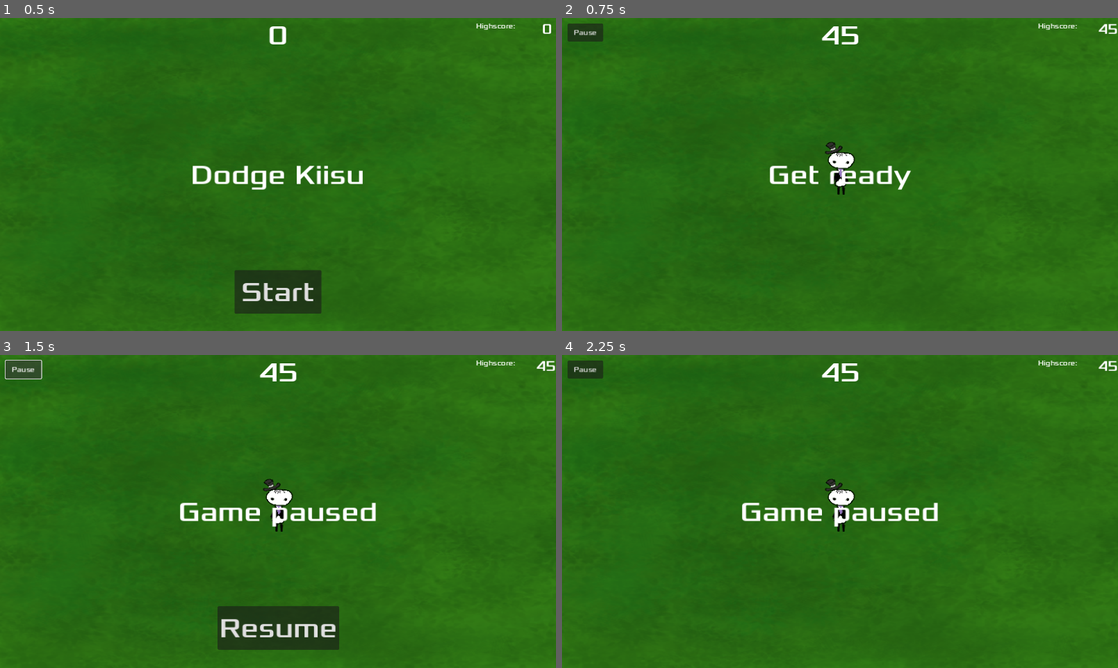
Above: before the commit, frames 1-4 (two rows, left to right).
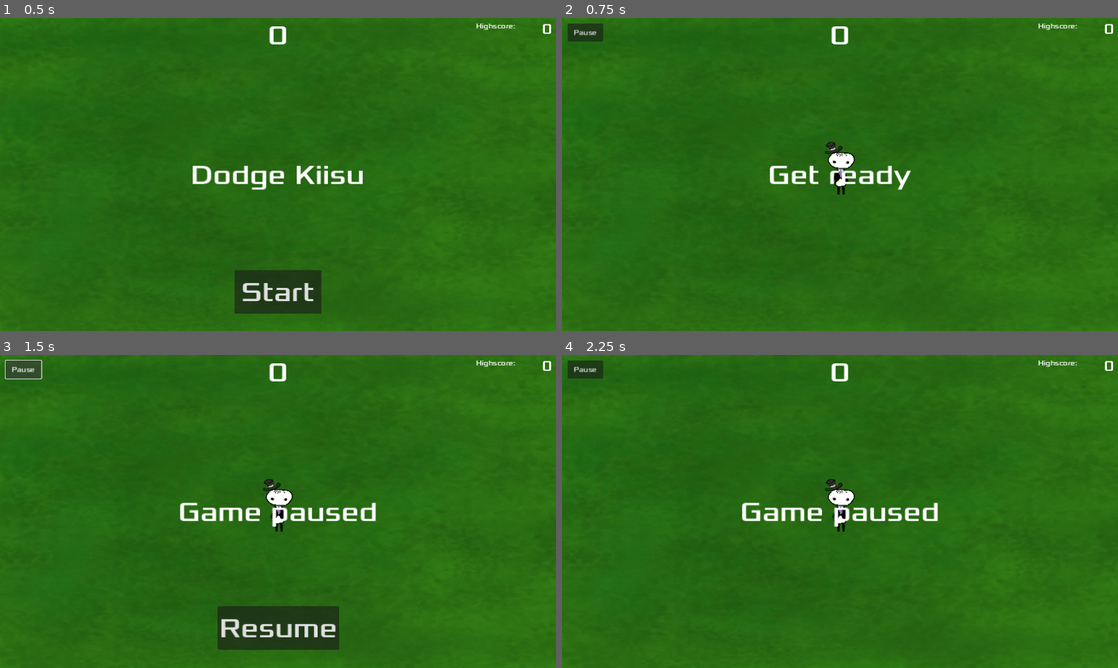
Above: after the commit, the same moments.

Repository: ebistu/dis-guys-a-cat-allergic
Game: Godot game, scene res://scenes/main.tscn
Two runs of this game, one before a commit and one after it. Both use one fixed random seed, a clock stepped at 60 frames per second and the inputs below.
Inputs:
- Up to frame 1 (0.5 s): no input
- Up to frame 2 (0.75 s): click "Start" at 0.5 s
- Up to frame 3 (1.5 s): click "Pause" at 1.25 s
- Up to frame 4 (2.25 s): click "Resume" at 2 s

Frame 1 is identical in both runs. In frame 2, 0.3% of the frame differs, in the area x 46-100%, y 1-9%; in frame 3, 0.3%; in frame 4, 0.3%.

Commit message:
added powerup sounds

Diff:
--- a/scenes/characters/player.gd
+++ b/scenes/characters/player.gd
@@ -1,6 +1,7 @@
 extends Area2D
 
 signal hit
+signal picked_powerup
 var screen_size
 var speed = 200
 var indestructible: bool = false
@@ -72,6 +73,7 @@
 		$poweruplabel.hide()
 	else:
 		$poweruplabel.show()
+		picked_powerup.emit()
 		match type:
 			"shrink":
 				scale = Vector2(0.5,0.5)
--- a/scenes/main.gd
+++ b/scenes/main.gd
@@ -41,7 +41,7 @@
 	#powerup_drop1_round = 0
 
 func new_game():
-	score = 45
+	score = 0
 	$Player.start($StartPosition.position)
 	$StartTimer.start()
 	$HUD.update_score(score)
@@ -90,3 +90,6 @@
 
 func game_resume():
 	get_tree().paused = false
+
+func play_powerup_sound():
+	$powerup_sound.play()
--- a/scenes/main.tscn
+++ b/scenes/main.tscn
@@ -6,7 +6,8 @@
 [ext_resource type="PackedScene" uid="uid://dfnotq3vj8s2q" path="res://scenes/characters/player.tscn" id="4_koaio"]
 [ext_resource type="PackedScene" uid="uid://terc54jg7ob3" path="res://scenes/hud.tscn" id="5_cuvpg"]
 [ext_resource type="PackedScene" uid="uid://dfmv06o18vc8r" path="res://scenes/collectibles/powerup_shrink.tscn" id="6_wqf1i"]
-[ext_resource type="AudioStream" uid="uid://dhfuww1hvog3v" path="res://sounds/dissong.mp3" id="7_0pxf8"]
+[ext_resource type="AudioStream" uid="uid://bagnl6hr4lw4y" path="res://sounds/dissong.mp3" id="7_0pxf8"]
+[ext_resource type="AudioStream" uid="uid://76agkquratkm" path="res://sounds/powweri.mp3" id="8_d8hki"]
 
 [sub_resource type="Curve2D" id="Curve2D_bdtwc"]
 _data = {
@@ -55,16 +56,21 @@
 [node name="HUD" parent="." instance=ExtResource("5_cuvpg")]
 process_mode = 3
 
-[node name="AudioStreamPlayer2D" type="AudioStreamPlayer2D" parent="."]
+[node name="main_music" type="AudioStreamPlayer2D" parent="."]
 stream = ExtResource("7_0pxf8")
-volume_db = -19.26
+volume_db = -16.66
 autoplay = true
+
+[node name="powerup_sound" type="AudioStreamPlayer2D" parent="."]
+stream = ExtResource("8_d8hki")
+volume_db = -9.75
 
 [connection signal="timeout" from="MobTimer" to="." method="_on_mob_timer_timeout"]
 [connection signal="timeout" from="ScoreTimer" to="." method="_on_score_timer_timeout"]
 [connection signal="timeout" from="StartTimer" to="." method="_on_start_timer_timeout"]
 [connection signal="timeout" from="BossTimer" to="." method="_on_boss_timer_timeout"]
 [connection signal="hit" from="Player" to="." method="game_over"]
+[connection signal="picked_powerup" from="Player" to="." method="play_powerup_sound"]
 [connection signal="pause_game" from="HUD" to="." method="game_pause"]
 [connection signal="resume_game" from="HUD" to="." method="game_resume"]
 [connection signal="start_game" from="HUD" to="." method="new_game"]
Not shown: 1 places in scenes/main.tscn that only renumber resources
Not shown, changed: sounds/dissong.mp3.import
Not shown, added: sounds/powweri.mp3.import
Not shown, added: sounds/powweri.mp3
